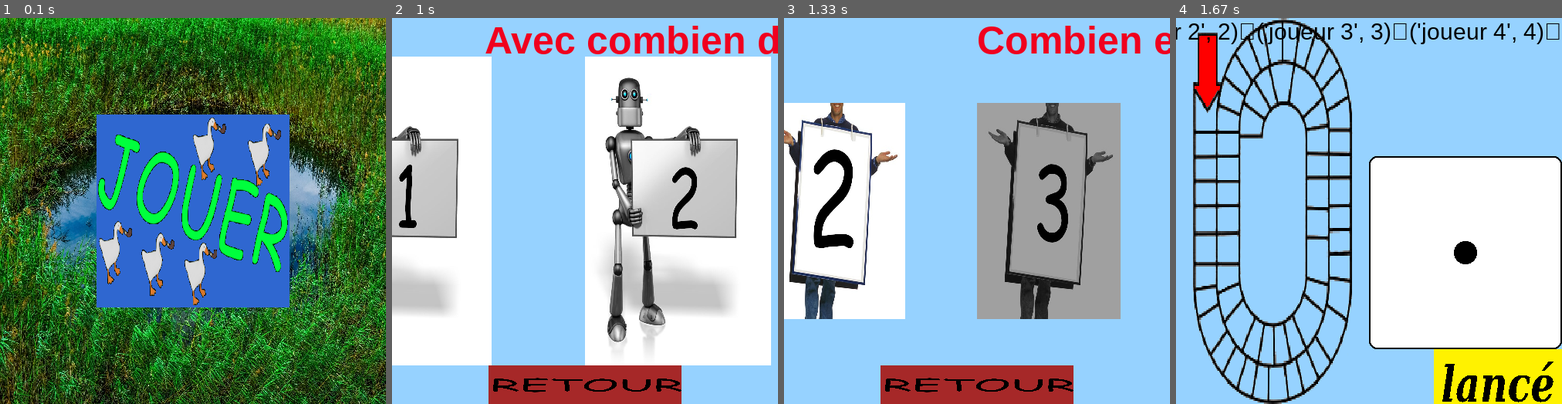
Above: before the commit, frames 1-4 (left to right).
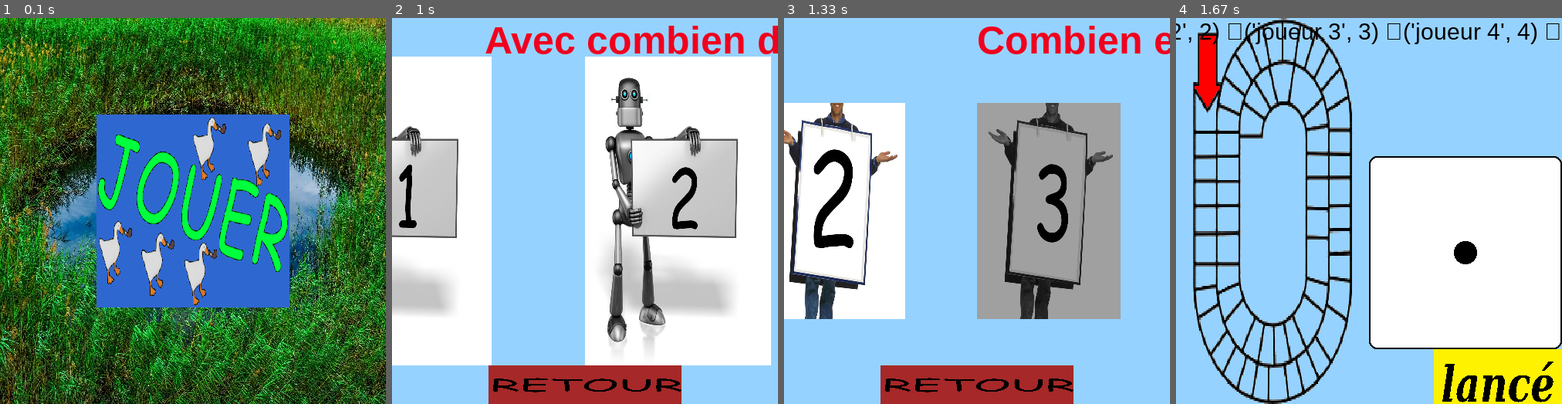
Above: after the commit, the same moments.

Repository: chokinyan/nsi-projet
Game: pygame game, started from projet nsi/projet.py
Same seed, same stepped clock (60 frames per second), same inputs: the game is played once before the commit and once after it.
Inputs (mouse positions are in pixels of both pictures, inside the frame that each line leads up to):
- Up to frame 1 (0.1 s): no input
- Up to frame 2 (1 s): click (585, 211) at 0.38 s; click (585, 238) at 0.72 s
- Up to frame 3 (1.33 s): click (1034, 75) at 1.05 s
- Up to frame 4 (1.67 s): click (1237, 211) at 1.38 s

Frames 1-3 are identical in both runs. In frame 4, 1.7% of the frame differs, in the area x 0-96%, y 1-7%.

Commit message:
Update projet.py

Diff:
--- a/projet nsi/projet.py
+++ b/projet nsi/projet.py
@@ -224,7 +224,7 @@
             screen.fill((150,210,255,0))
             font = pyg.font.SysFont(name = 'arial',size = 30,italic=False,bold=False)
             texte = ""
-            for i in joueur: texte += str(i) + "\n"
+            for i in joueur: texte += f"{str(i)} \n"
             texte = font.render(texte,True,(0,0,0))
             image_lance = pyg.image.load(r"projet nsi\image\dée\lance.png")
             image_lance = pyg.transform.scale(image_lance,(pyg.display.get_window_size()[0]/3,pyg.display.get_window_size()[1]/7))
